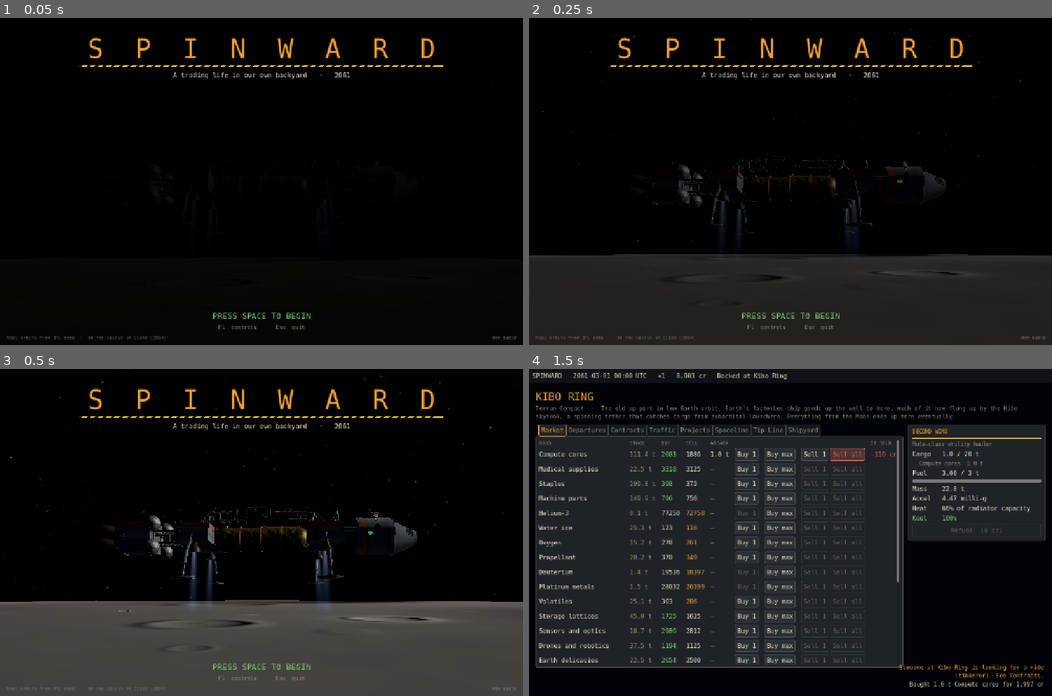
Above: before the commit, frames 1-4 (two rows, left to right).
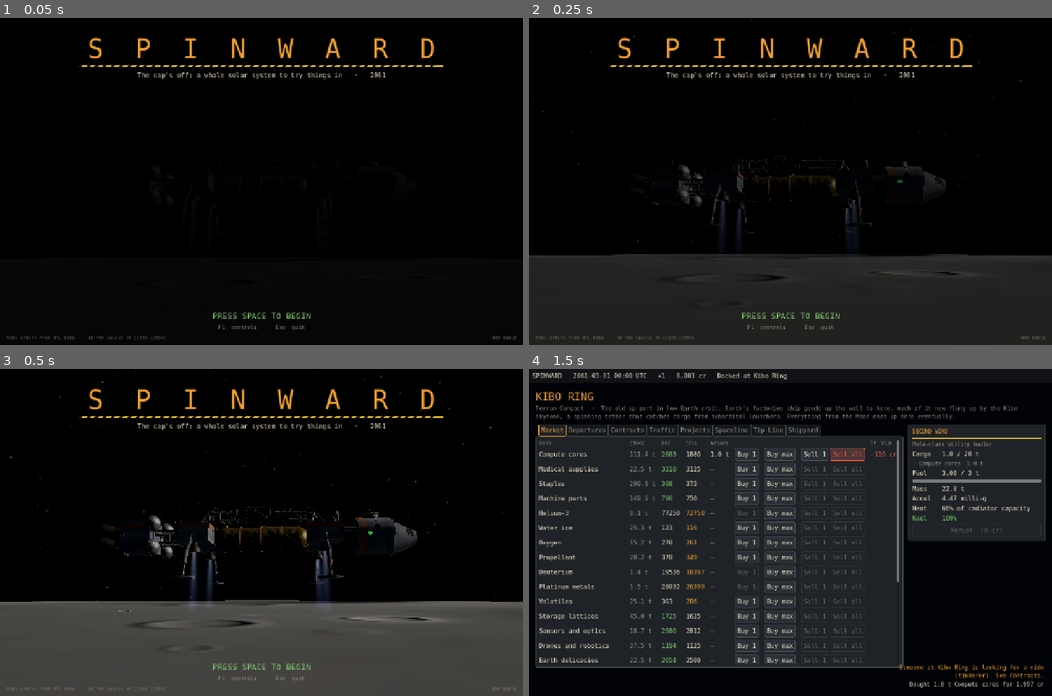
Above: after the commit, the same moments.

Repository: SeanDuggan1970/Spinward
Game: Godot game, scene res://view/main.tscn
Same seed, same stepped clock (60 frames per second), same inputs: the game is played once before the commit and once after it.
Inputs (mouse positions are in pixels of both pictures, inside the frame that each line leads up to):
- Up to frame 1 (0.05 s): no input
- Up to frame 2 (0.25 s): no input
- Up to frame 3 (0.5 s): no input
- Up to frame 4 (1.5 s): tap Enter at 0.5 s; move the mouse to (905, 516) at 0.52 s; hold E (flight_roll_right) 0.53-1.25 s; tap Down (climber_look_down) at 0.6 s; click (905, 516) at 0.67 s; click "Buy 1" at 1.25 s

The runs differ from the first frame. In frame 1, 0.4% of the frame differs, in the area x 26-74%, y 16-19%; in frame 2, 0.4%; in frame 3, 0.4%; in frame 4, nothing differs.

Commit message:
Bring the attract screen up to date with the design
The subtitle carries the cap's-off feel, and the caption plate shows what
the hero has in the hold (any of the 28 goods) and the port that wants it.
CLAUDE.md: a design change isn't finished until the attract screen
reflects it.

Co-Authored-By: Claude Opus 5.5 <noreply@anthropic.com>
Claude-Session: https://claude.ai/code/session_01LP1XF5pi7U1Q4KH2TD8w3A

Diff:
--- a/view/title_overlay.gd
+++ b/view/title_overlay.gd
@@ -38,14 +38,14 @@
 	for i in int(rule_w / 20.0):
 		var x := (w - rule_w) * 0.5 + i * 20.0
 		draw_colored_polygon(PackedVector2Array([Vector2(x, 116), Vector2(x + 8, 116), Vector2(x + 4, 120), Vector2(x - 4, 120)]), UI.BG)
-	var sub := "A trading life in our own backyard   ·   2061"
+	var sub := "The cap's off: a whole solar system to try things in   ·   2061"
 	var sw := _font.get_string_size(sub, HORIZONTAL_ALIGNMENT_LEFT, -1, 16).x
 	draw_string(_font, Vector2((w - sw) * 0.5, 146), sub, HORIZONTAL_ALIGNMENT_LEFT, -1, 16, UI.TEXT)
 
 	# Caption plate for the ship on show.
 	var info: Dictionary = title.hero_info()
 	if info["showing"]:
-		var plate := Rect2(w * 0.5 - 330, h - 210, 660, 104)
+		var plate := Rect2(w * 0.5 - 330, h - 228, 660, 122)
 		var where: String = info.get("where", "")
 		if where != "":
 			draw_string(_font, plate.position + Vector2(4, -10), where.to_upper(), HORIZONTAL_ALIGNMENT_LEFT, -1, 12, Color(UI.TEXT, 0.85))
@@ -57,7 +57,10 @@
 		for i in mini(lines.size(), 2):
 			draw_string(_font, plate.position + Vector2(18, 52 + i * 17), lines[i], HORIZONTAL_ALIGNMENT_LEFT, -1, 13, UI.DIM)
 		var stats := "CARGO %d t    TANK %d t    THRUST %d N    DRY MASS %.1f t" % [int(info["cargo_t"]), int(info["fuel_t"]), int(info["thrust_n"]), info["mass_t"]]
-		draw_string(_font, plate.position + Vector2(18, 94), stats, HORIZONTAL_ALIGNMENT_LEFT, -1, 12, UI.TEXT)
+		var hold: String = info.get("hold", "")
+		if hold != "":
+			draw_string(_font, plate.position + Vector2(18, 92), "IN THE HOLD   " + hold, HORIZONTAL_ALIGNMENT_LEFT, -1, 12, UI.AMBER)
+		draw_string(_font, plate.position + Vector2(18, 112), stats, HORIZONTAL_ALIGNMENT_LEFT, -1, 12, UI.TEXT)
 
 	# Prompts.
 	var blink := fposmod(t, 1.4) < 0.95
--- a/view/title_screen.gd
+++ b/view/title_screen.gd
@@ -57,6 +57,8 @@
 var _where := ""
 ## Overrides for the caption card's name and description (a Kestrel's pod, say).
 var _caption := {}
+## What the hero is carrying and where to, for the caption card ("" when it has no hold).
+var _hold := ""
 var _sun_dir := Vector3(-0.55, 0.35, 0.75).normalized()
 var _update: Callable
 var _spinners: Array = []
@@ -102,6 +104,7 @@
 		"thrust_n": ShipStats.thrust_n(ship, data),
 		"mass_t": ShipStats.dry_mass_t(ship, data),
 		"where": _where,
+		"hold": _hold,
 		"showing": clock > 2.5 and clock < SHOT_S - 2.0,
 	}
 
@@ -122,6 +125,30 @@
 
 
 # --- shared pieces ------------------------------------------------------------------
+
+## A cargo for the caption card: any good in the game, a hold's worth of bulk or a few
+## tonnes of something dear, bound for a port that wants it.
+func _pick_hold(ship: Dictionary) -> String:
+	var cap := ShipStats.cargo_capacity_t(ship, data)
+	if cap < 1.0:
+		return ""
+	var goods: Array = data.goods.keys().filter(func(g): return not String(g).begins_with("_"))
+	goods.sort()
+	var good: String = goods[_rng.randi() % goods.size()]
+	var dear := float(data.goods[good]["base_price"]) >= 4000.0
+	var tonnes := maxf(1.0, roundf(cap * (_rng.randf_range(0.05, 0.25) if dear else _rng.randf_range(0.5, 1.0))))
+	# Bound for a port that wants it (uses it, or feeds it to a works).
+	var wants := func(p: String) -> bool:
+		var place: Dictionary = data.places[p]
+		return place.get("consumes", {}).has(good) or place.get("recipes", []).any(func(r): return r["inputs"].has(good))
+	var ports: Array = data.places.keys().filter(func(p): return not data.places[p].has("foot_of") and data.places[p].has("station") and wants.call(p))
+	if ports.is_empty():
+		return ""
+	ports.sort()
+	var port: String = ports[_rng.randi() % ports.size()]
+	return "%s, %d t for %s" % [data.goods[good]["name"], int(tonnes), data.places[port]["name"]]
+
+
 
 func _ship_dict(hull: String) -> Dictionary:
 	var h: Dictionary = data.ships[hull]
@@ -158,6 +185,7 @@
 		_caption = {"name": "Kestrel lander  ·  %s pod" % String(spec["name"]).to_lower(), "description": String(spec.get("description", ""))}
 	else:
 		model = Models.ship(_ship_dict(_hero_hull), data, livery)
+	_hold = _pick_hold(_ship_dict(_hero_hull))
 	_hero = model["node"]
 	_hero_rig = model["rig"]
 	_hero_model = model
Not shown, changed: CLAUDE.md
